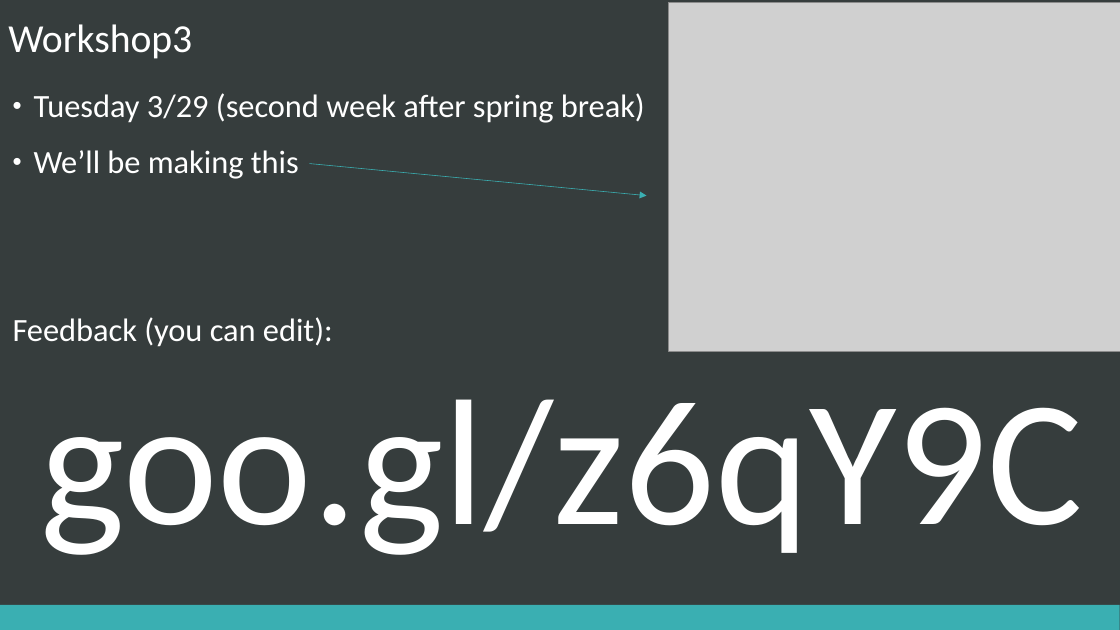
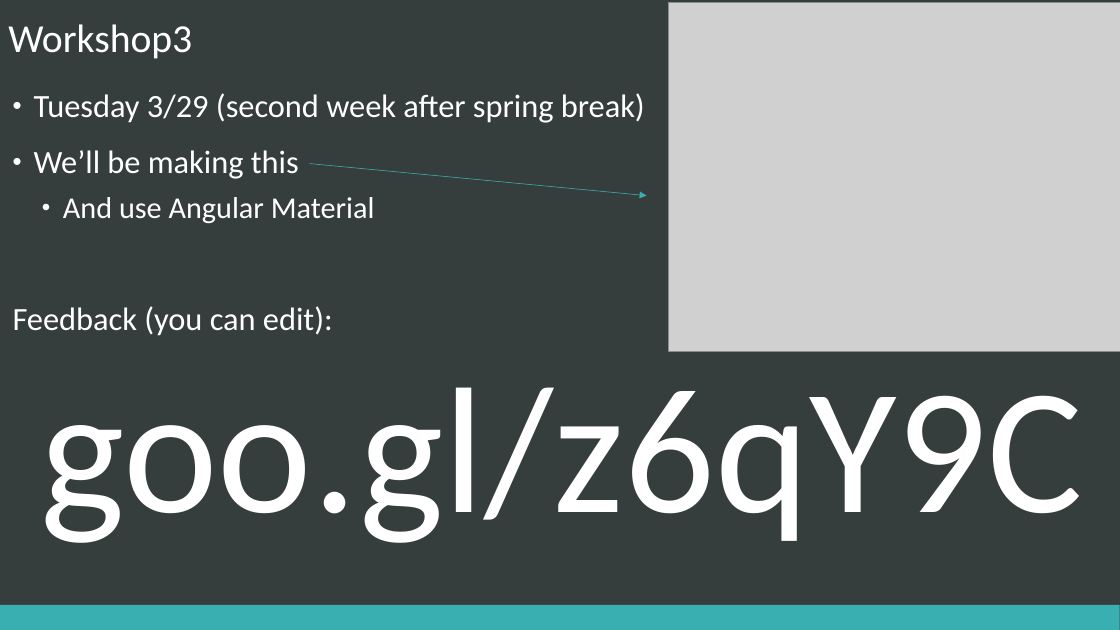
Before and after one commit to chcaru/workshop, a slide deck: slide 16 of workshop2/presentation.pptx. Drawn at 1120x630 pixels with LibreOffice and Linux fonts; fonts in the diff are those of the drawing; grey boxes stand for pictures. Boxes give left, top, right and bottom in pixels: in the first picture for what was removed or moved away, otherwise in the second. Text is boxed around its words. In the diff, an @@ line names an element or a change of style, - is before the commit and + after.

Commit message:
fixed numbering, cleaned up style a little, added to presentation

```diff
--- a/workshop2/presentation.pptx
+++ b/workshop2/presentation.pptx
@@ text at (x1=63, y1=197, x2=375, y2=223): paragraph added @@
+  • And use Angular Material
```
Also in this commit, not shown: 4 other files.
